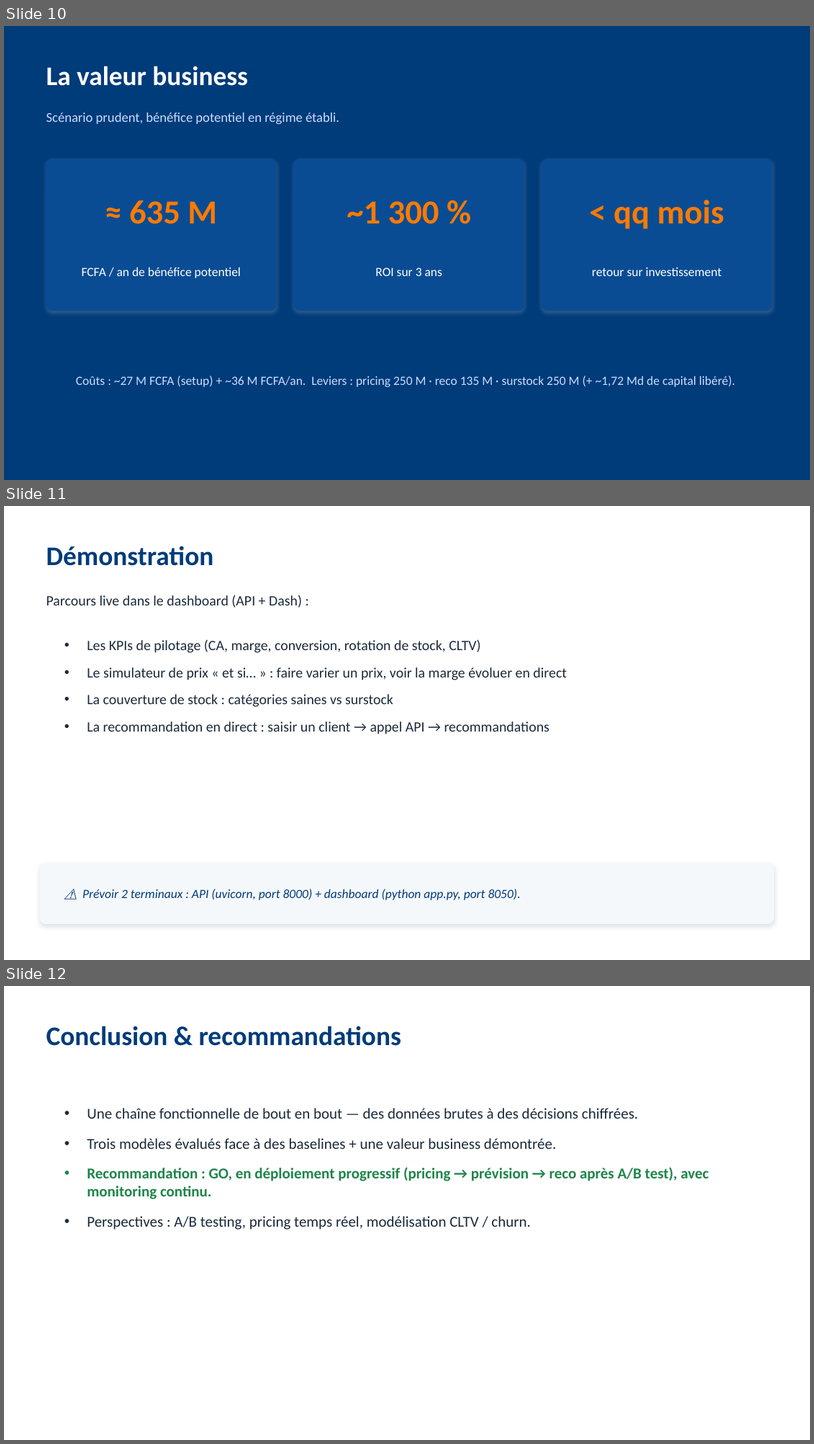
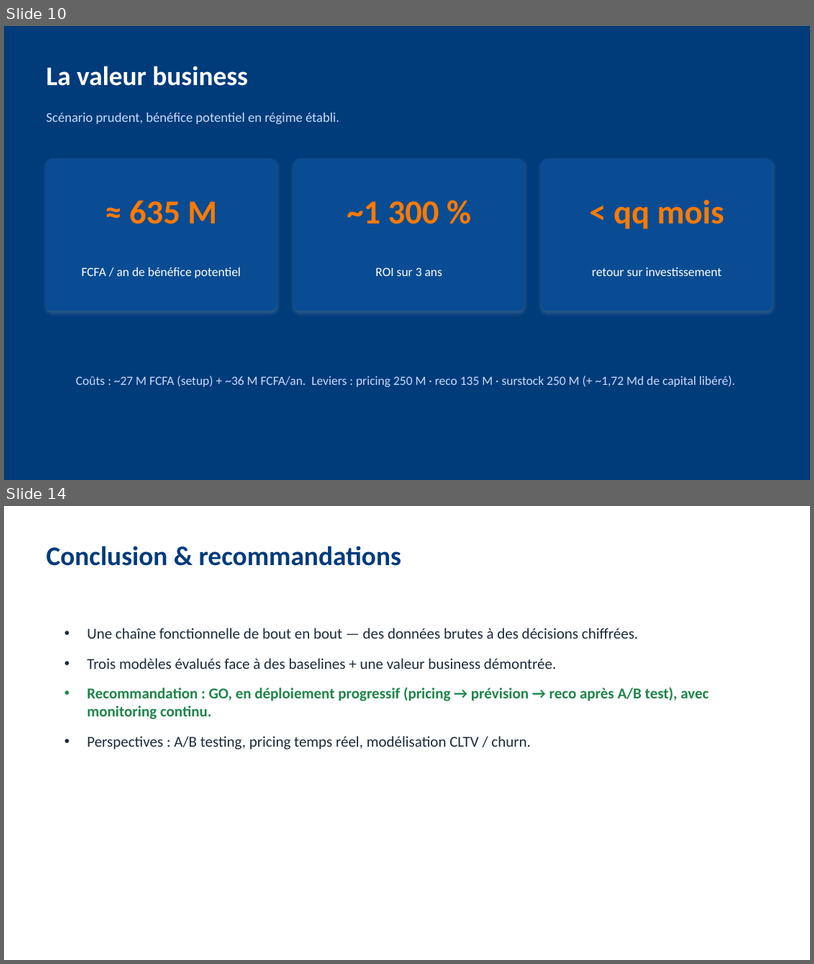
Before and after one commit to paulinecisse12-dotcom/teranga-market, a slide deck: 05_LIVRABLES/presentation/Presentation_Teranga_Market.pptx. Shown one above the other, each under a label of ours: slides 10, 11 and 12 before the commit, slides 10 and 14 after it; the slides between them are not shown. The pictures are 814x1444 and 814x964 pixels, drawn with LibreOffice and Linux fonts; fonts in the diff are those of the drawing. Boxes give left, top, right and bottom in pixels: in the first picture for what was removed or moved away, otherwise in the second. Text is boxed around its words. In the diff, an @@ line names an element or a change of style, - is before the commit and + after.

```diff
--- a/05_LIVRABLES/presentation/Presentation_Teranga_Market.pptx
+++ b/05_LIVRABLES/presentation/Presentation_Teranga_Market.pptx
@@ slide 11 removed at [4, 506, 810, 960], background #FFFFFF @@
@@ text removed at [46, 546, 214, 566] @@
-Démonstration
@@ text removed at [46, 595, 302, 608] @@
-Parcours live dans le dashboard (API + Dash) :
@@ text removed at [87, 639, 567, 734] @@
-• Les KPIs de pilotage (CA, marge, conversion, rotation de stock, CLTV)
-• Le simulateur de prix « et si… » : faire varier un prix, voir la marge évoluer en direct
-• La couverture de stock : catégories saines vs surstock
-• La recommandation en direct : saisir un client → appel API → recommandations
@@ rounded rectangle removed at [40, 863, 774, 924] @@
@@ text removed at [82, 888, 521, 900] @@
-⚠ Prévoir 2 terminaux : API (uvicorn, port 8000) + dashboard (python app.py, port 8050).
@@ what was slide 12 is now slide 14 @@
```
Also in this commit, not shown: 2 slides changed, 3 slides added, 3 other files.
